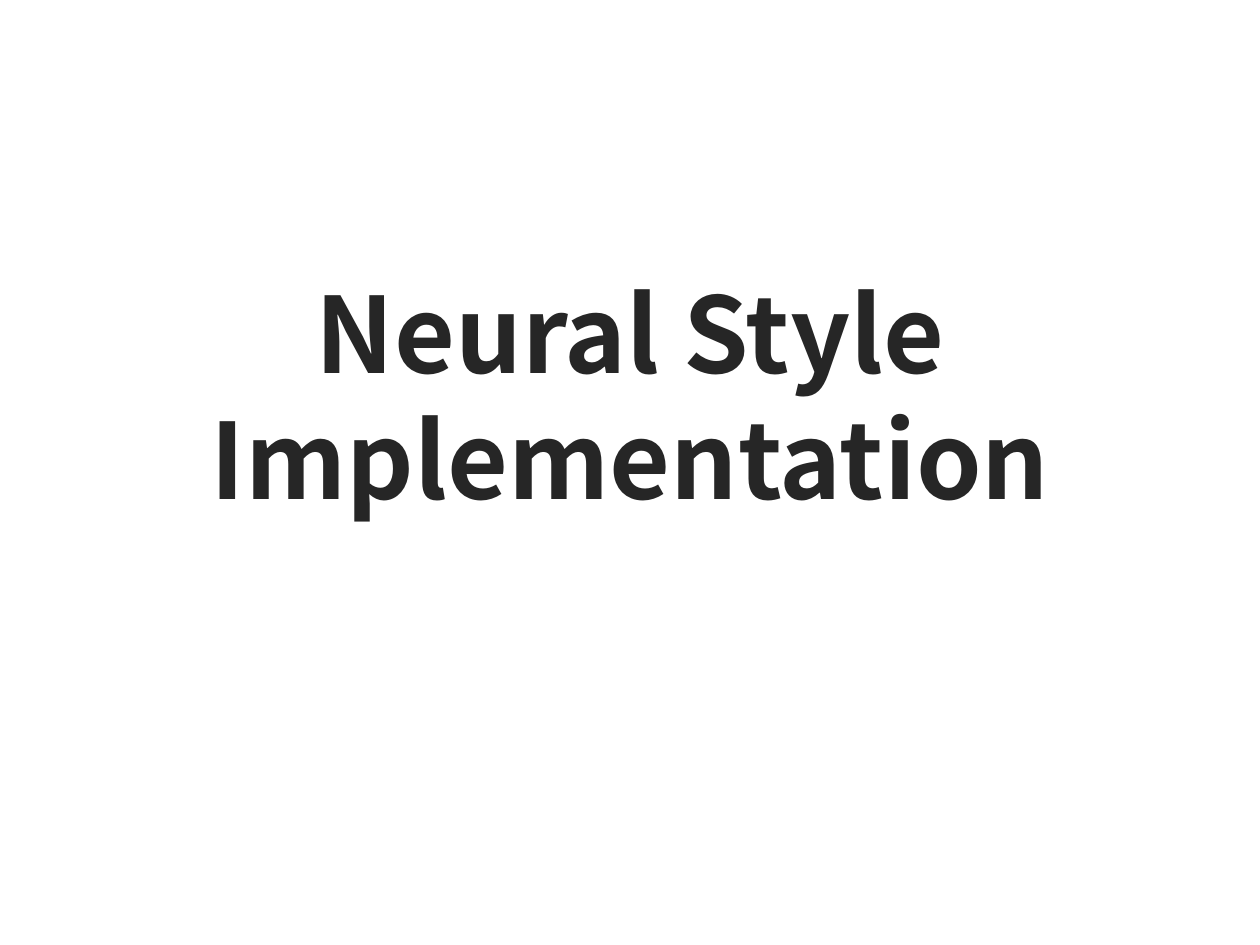
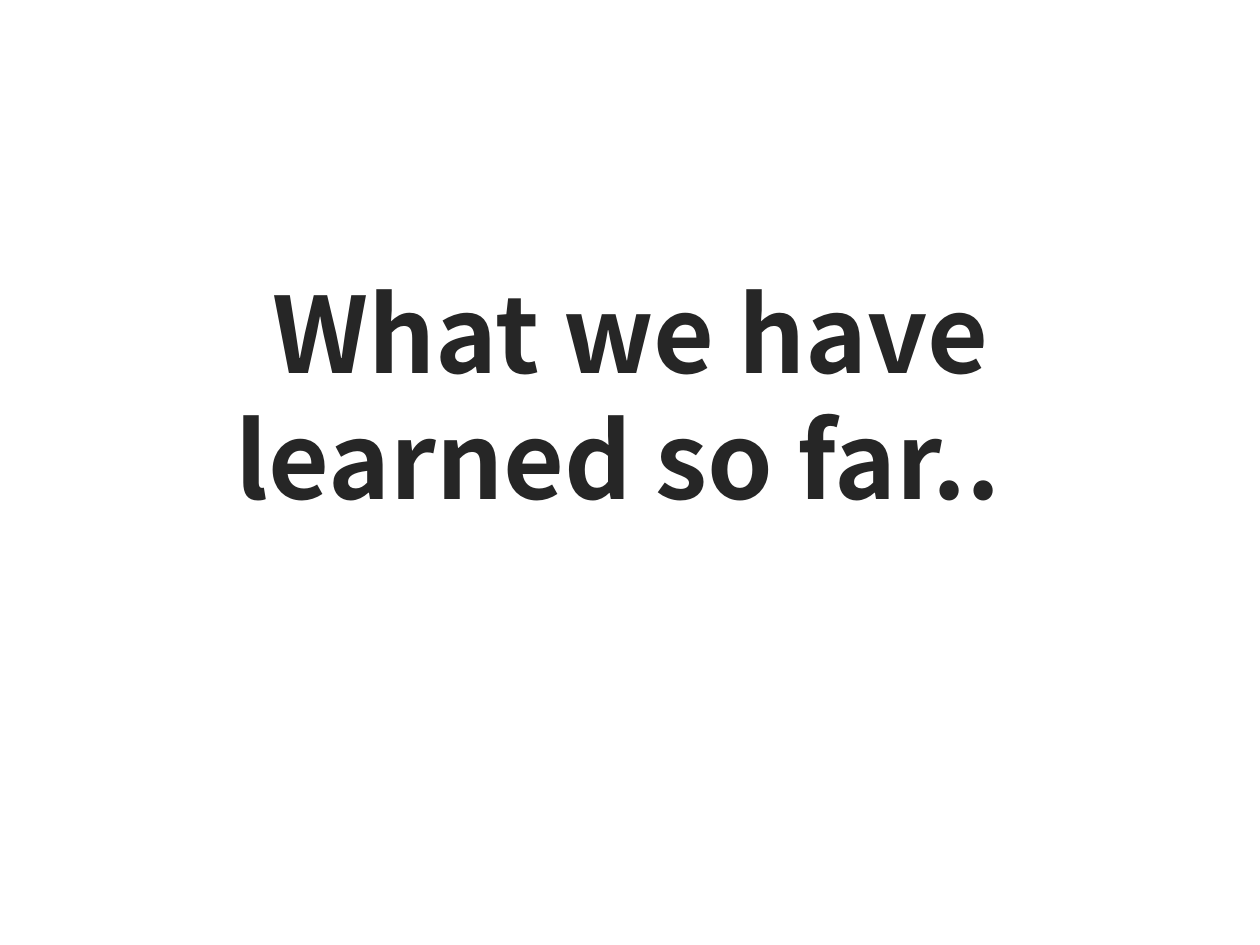
Before and after one commit to sjchoi86/Deep-Learning-101, a slide deck: slide 1 of lecture_notes/Week6-2e What we have learned.pptx. Drawn at 1260x945 pixels with LibreOffice and Linux fonts; fonts in the diff are those of the drawing. Boxes give left, top, right and bottom in pixels: in the first picture for what was removed or moved away, otherwise in the second. Text is boxed around its words. In the diff, an @@ line names an element or a change of style, - is before the commit and + after.

```diff
--- a/lecture_notes/Week6-2e What we have learned.pptx
+++ b/lecture_notes/Week6-2e What we have learned.pptx
@@ text at [236,289,1000,501]: text changed @@
-Neural Style Implementation
+What we have learned so far..
```
Also in this commit, not shown: 7 slides added, 7 slides removed, 2 other files.
